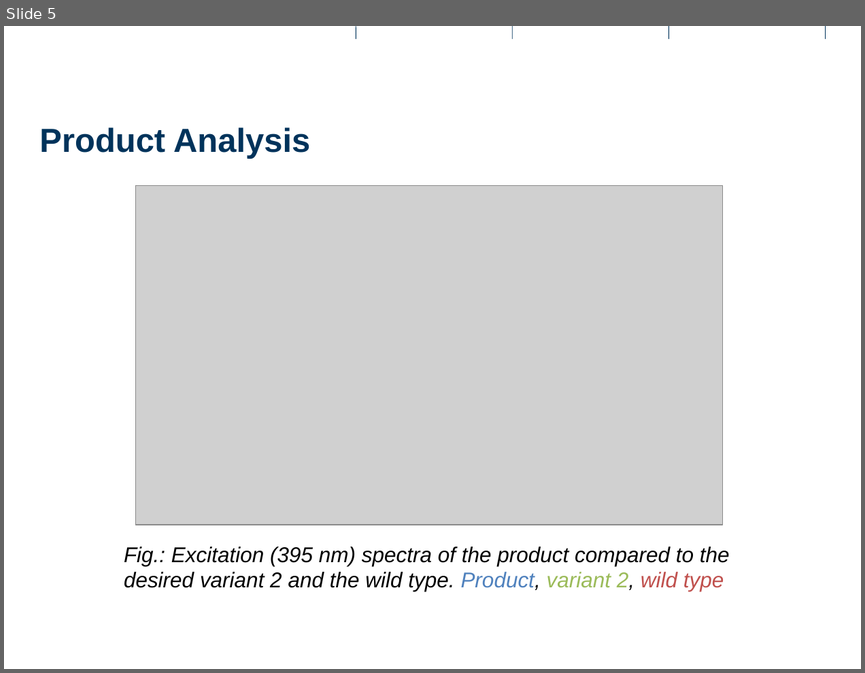
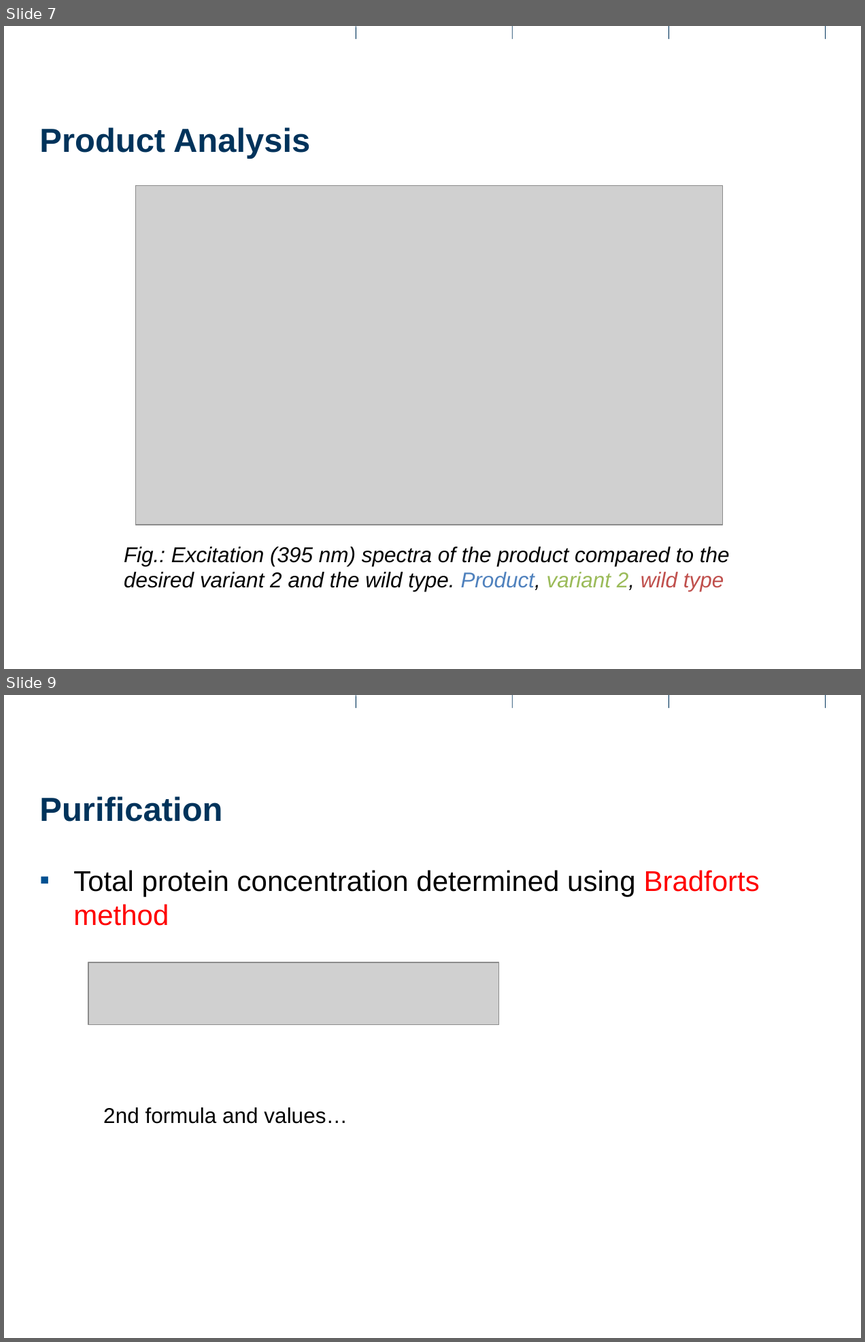
Before and after one commit to Pascal-Stucheli/Lab-Work, a slide deck: Presentation.pptx. Shown one above the other, each under a label of ours: slide 5 before the commit, slides 7 and 9 after it; the slides between them are not shown. The pictures are 865x673 and 865x1342 pixels, drawn with LibreOffice and Linux fonts; fonts in the diff are those of the drawing; grey boxes stand for pictures; background and template pictures are left out. Boxes give left, top, right and bottom in pixels: in the first picture for what was removed or moved away, otherwise in the second. Text is boxed around its words. In the diff, an @@ line names an element or a change of style, - is before the commit and + after.

```diff
--- a/Presentation.pptx
+++ b/Presentation.pptx
@@ slide 9 added at (4,695,861,1338), background #FFFFFF; not listed: 6 template elements that a slide beside it also shows @@
@@ title added at (39,796,222,821), 28 pt, text #00335B, bold @@
+Purification
@@ text added at (73,870,759,926), 24 pt, text #000000 @@
+▪ Total protein concentration determined using Bradforts method
@@ picture added at (88,962,498,1025) @@
@@ text added at (103,1107,347,1123), 18 pt, text #000000 @@
+2nd formula and values…
@@ what was slide 5 is now slide 7 @@
```
Also in this commit, not shown: 3 other slides added, 3 other files.
